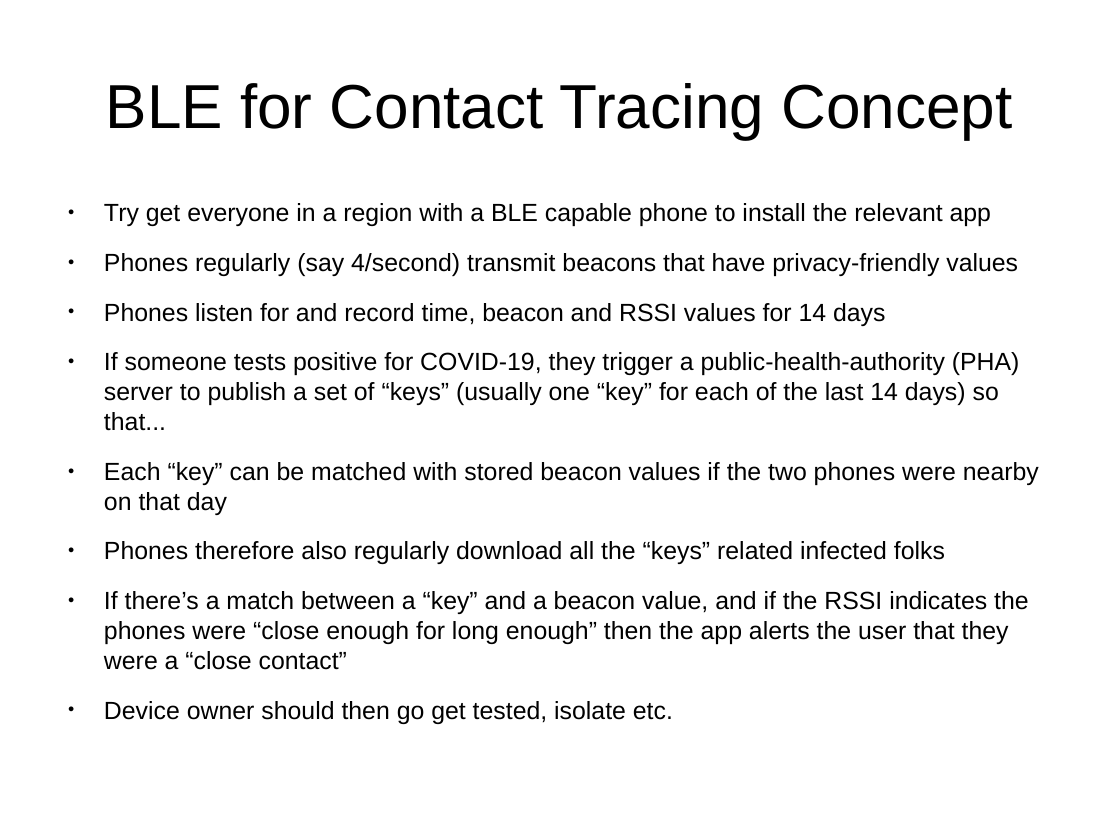
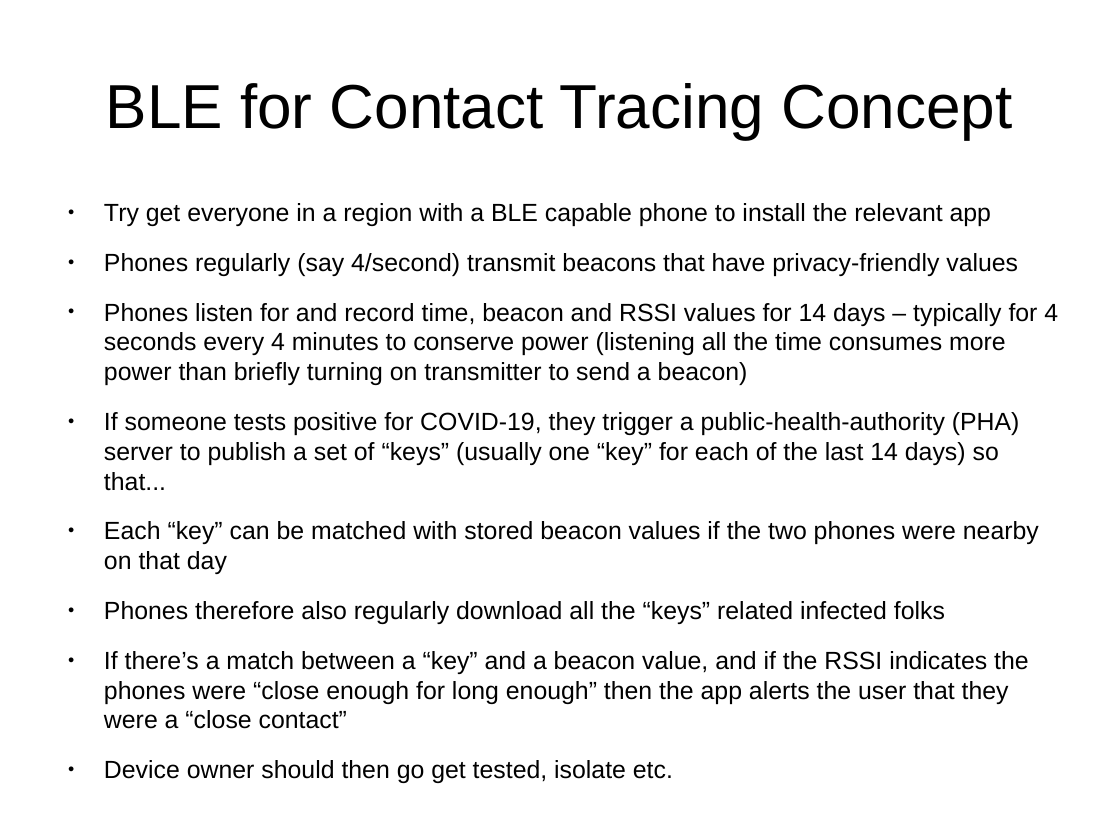
Before and after one commit to sftcd/witidtm, a slide deck: slide 8 of lectures/2020-2021/900-covid.odp. Drawn at 1120x840 pixels with LibreOffice and Linux fonts; fonts in the diff are those of the drawing; background and template pictures are left out. Boxes give left, top, right and bottom in pixels: in the first picture for what was removed or moved away, otherwise in the second. Text is boxed around its words. In the diff, an @@ line names an element or a change of style, - is before the commit and + after.

```diff
--- a/lectures/2020-2021/900-covid.odp
+++ b/lectures/2020-2021/900-covid.odp
@@ text at (x1=104, y1=303, x2=1058, y2=385): text changed @@
-● Phones listen for and record time, beacon and RSSI values for 14 days
+● Phones listen for and record time, beacon and RSSI values for 14 days – typically for 4 seconds every 4 minutes to conserve power (listening all the time consumes more power than briefly turning on transmitter to send a beacon)
```
Also in this commit, not shown: 2 other slides changed, 3 slides added, 2 other files.
